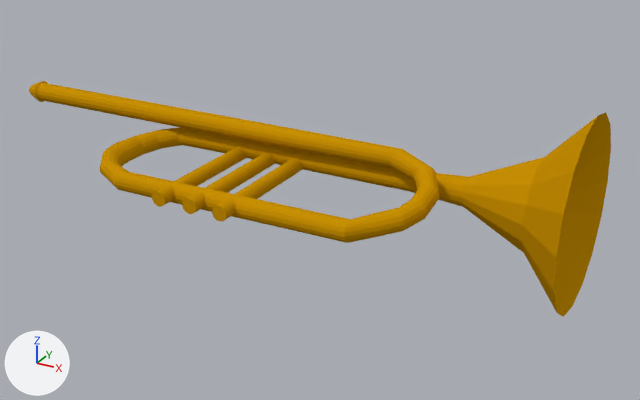
The Blender file iggj19-game/Assets/Models/trompete.blend, before and after one commit.
Before and after are seen from a 50 mm lens placed at (0.562, -0.854, 0.397), pointed at (0.071, 0.039, -0.05). The axes (+X, +Y, +Z) are drawn at lower left. The lights are the same throughout.

The scene before the commit, as lines of its bpy script (objects in view):
```python
mat_trompete = diffuse_material('Trompete')
mat_trompete.base_color = (0.581, 0.28, 0.00114)  # yellow #c99004
me_cylinder_001 = bpy.data.meshes.new('Cylinder.001')
me_cylinder_001.from_pydata(...)  # 752 vertices, 696 faces; spans x -0.108..0.118, y -0.128..0.164, z -0.407..0.392
# faces by material slot: [645, 51]
me_cylinder_001.materials.append(mat_trompete)  # yellow #c99004
me_cylinder_001.materials.append(mat_steel)  # light grey #c2bbb3
ob_cylinder = bpy.data.objects.new('Cylinder', me_cylinder_001)
ob_cylinder.location = (0.0, 0.0, 0.0)
ob_cylinder.rotation_euler = (0.0, 1.571, 0.0)  # degrees (0, 90, 0)
```
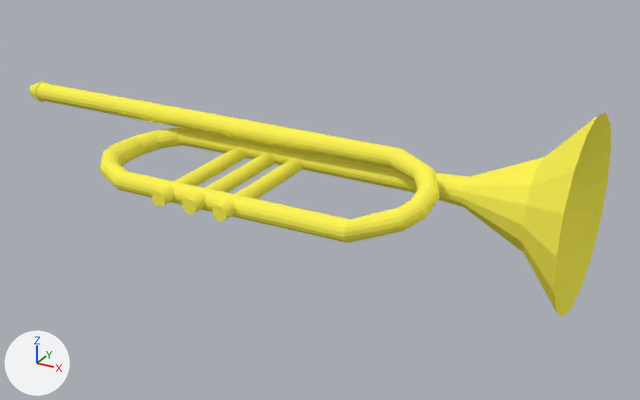
Location of each change, (x1, y1, x2, y2) in pixels of the pictures (640 x 400 px):
'Cylinder', recoloured: (29, 81, 611, 317) in both

The edits, one by one:
Material 'Trompete' (mat_trompete) changes colour from yellow #c99004 to yellow #fff658; in linear values from (0.581, 0.28, 0.00114) to (1.0, 0.918, 0.0978).
